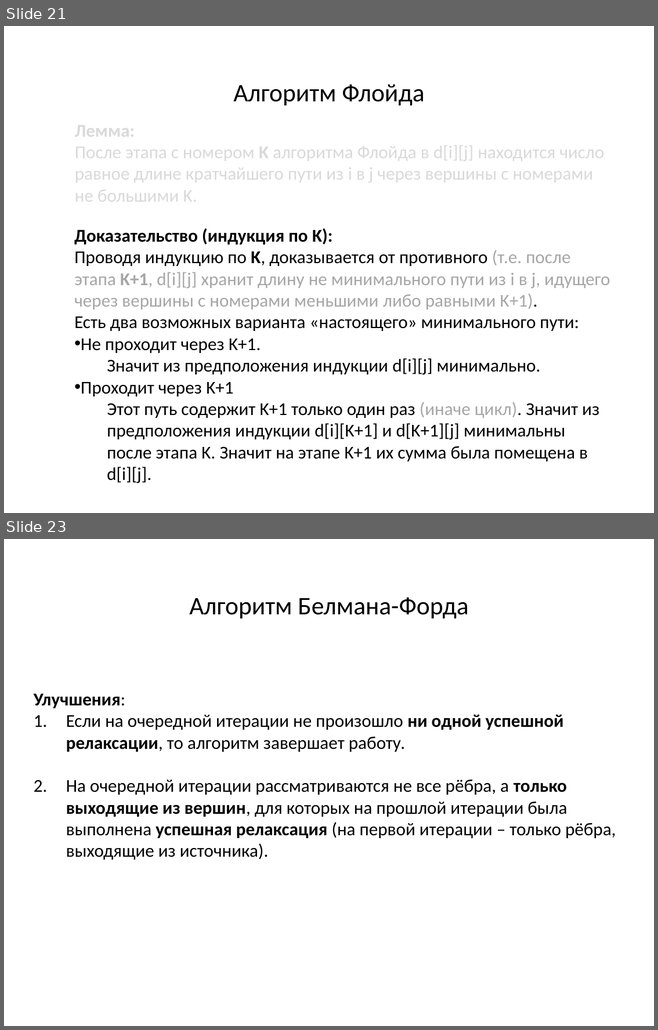
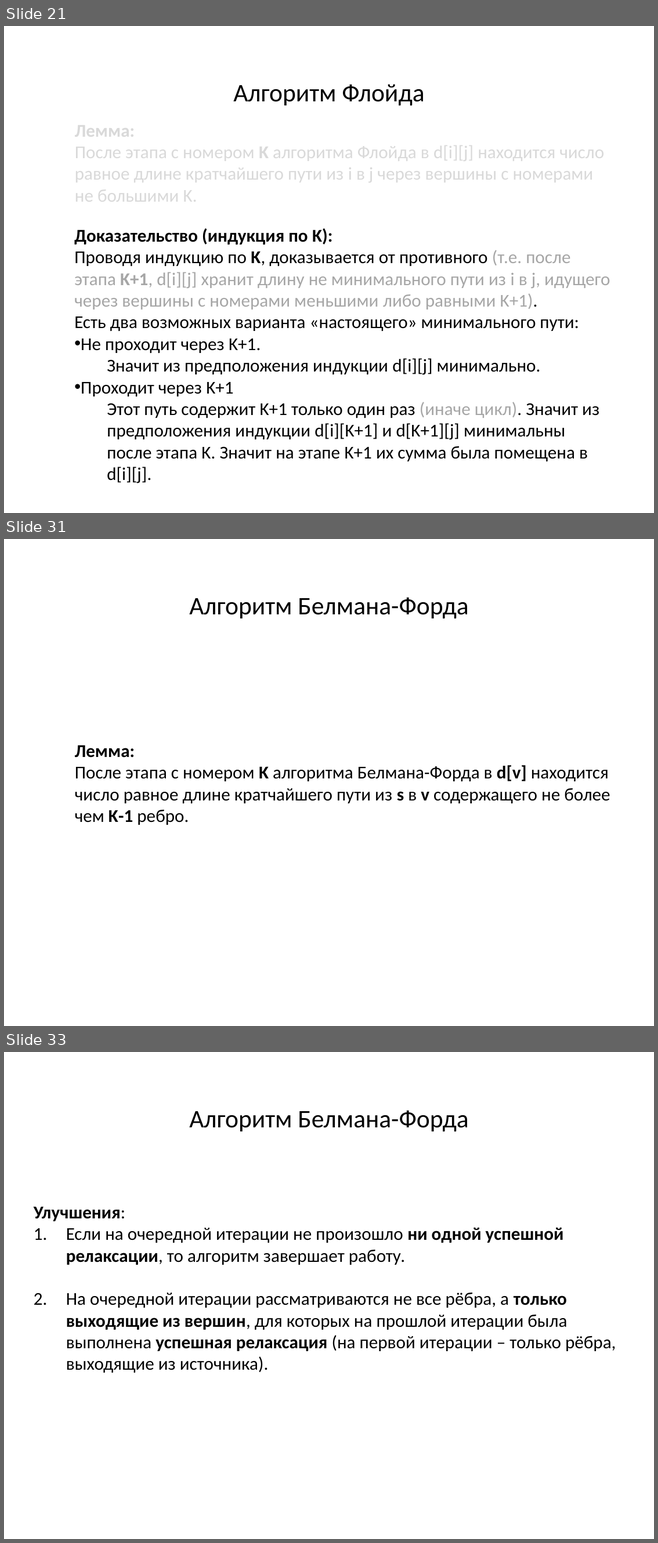
Before and after one commit to SteinbergOB/ANG, a slide deck: Презентации/Лекция 3.pptx. Shown one above the other, each under a label of ours: slides 21 and 23 before the commit, slides 21, 31 and 33 after it; the slides between them are not shown. The pictures are 658x1030 and 658x1543 pixels, drawn with LibreOffice and Linux fonts; fonts in the diff are those of the drawing. Boxes give left, top, right and bottom in pixels: in the first picture for what was removed or moved away, otherwise in the second. Text is boxed around its words. In the diff, an @@ line names an element or a change of style, - is before the commit and + after.

```diff
--- a/Презентации/Лекция 3.pptx
+++ b/Презентации/Лекция 3.pptx
@@ slide 31 added at box(4, 539, 654, 1026), background #FFFFFF @@
@@ text added at box(189, 597, 468, 618), 28 pt, text #000000 @@
+Алгоритм Белмана-Форда
@@ text added at box(75, 745, 610, 825), 20 pt, text #000000 @@
+Лемма:
+После этапа с номером K алгоритма Белмана-Форда в d[v] находится число равное длине кратчайшего пути из s в v содержащего не более чем K-1 ребро.
@@ what was slide 23 is now slide 33 @@
```
Also in this commit, not shown: 2 slides changed, 39 other slides added, 1 slide removed.
